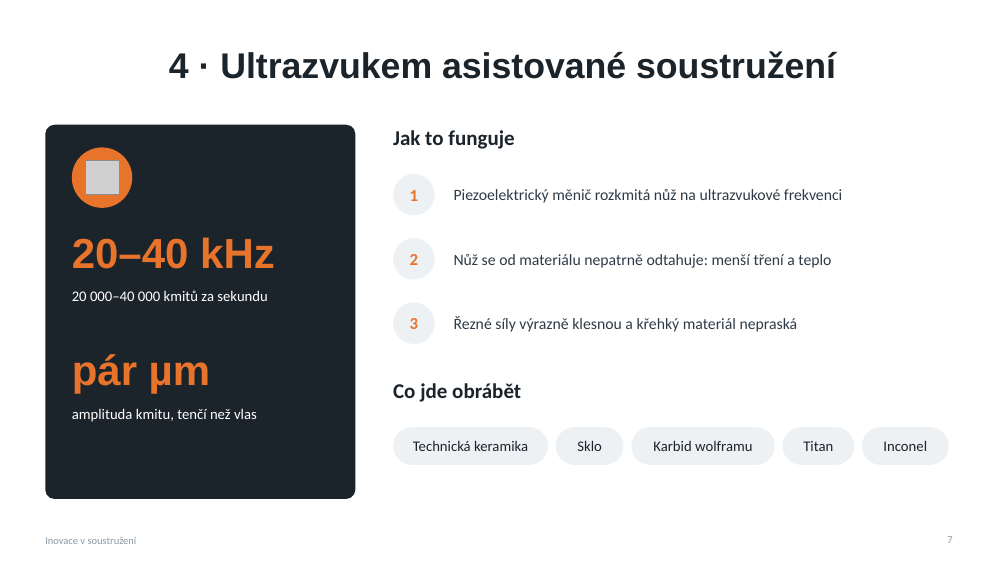
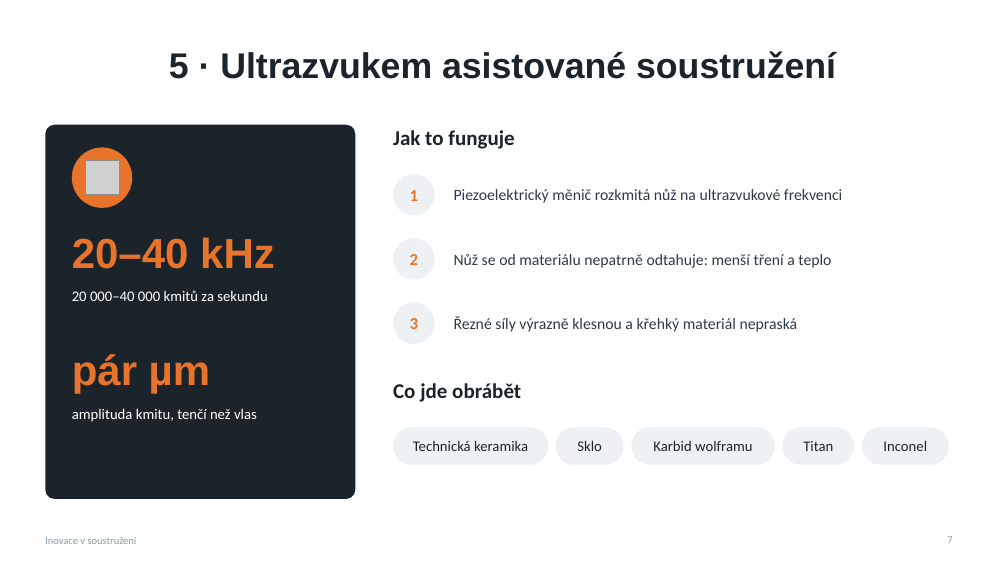
Before and after one commit to dodgeandroll/lol, a slide deck: slide 7 of Inovace_v_soustruzeni.pptx. Drawn at 1008x567 pixels with LibreOffice and Linux fonts; fonts in the diff are those of the drawing; grey boxes stand for pictures. Boxes give left, top, right and bottom in pixels: in the first picture for what was removed or moved away, otherwise in the second. Text is boxed around its words. In the diff, an @@ line names an element or a change of style, - is before the commit and + after.

```diff
--- a/Inovace_v_soustruzeni.pptx
+++ b/Inovace_v_soustruzeni.pptx
@@ title at [169, 51, 836, 79]: text changed @@
-4 · Ultrazvukem asistované soustružení
+5 · Ultrazvukem asistované soustružení
```
Also in this commit, not shown: 3 other slides changed, 2 slides added, 2 slides removed.
